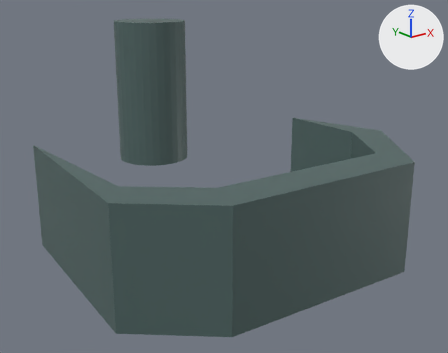
The OBJ model assets/walls.obj, before and after one commit.
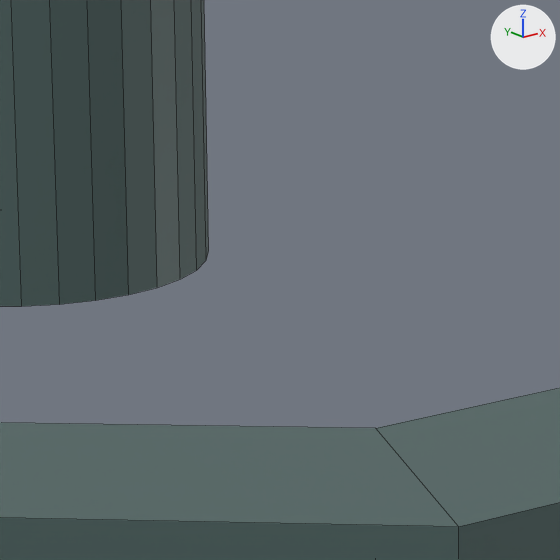
Each version appears first whole from a 50 mm camera at (-331.7, -481.8, 154.0) aimed at (-18.0, -89.7, -2.9), and next in a close-up on the part from 33% to 56% of the width and 31% to 60% of the height. Lighting does not change. The marker at upper right points along +X, +Y and +Z. The first two pictures are the older version. The close-ups show mesh edges as thin lines. Where no turn or scale is listed for an object, it has been applied to the vertices.

Objects in the first close-up: 'screw', 'wall'.
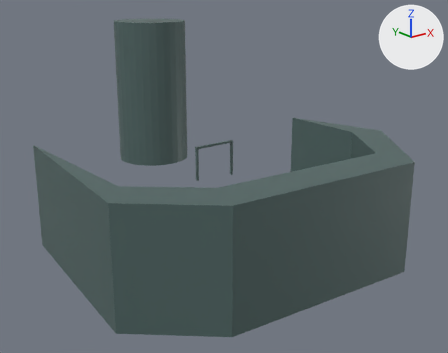
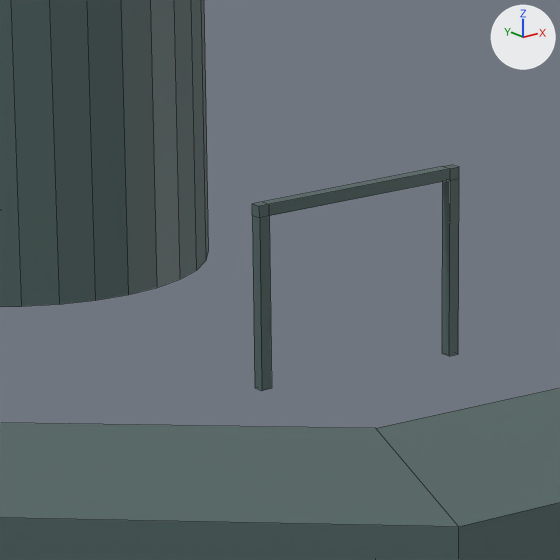
Pixel boxes [x1, y1, x2, y2] of what changed, in the close-ups (560 x 560 px):
'finish', added: after [252, 165, 459, 391]

What the commit changed:
Mesh me_finish is new.
It has 24 vertices, 22 faces and spans x -11.5..30.9, y -42.1..-40.1, z -21.9..11.8.
It uses material mat_material (picture img_wall_jpg).
Object 'finish' (ob_finish) is new; it shows me_finish.
Its location is (0.0, 0.0, 0.0).
